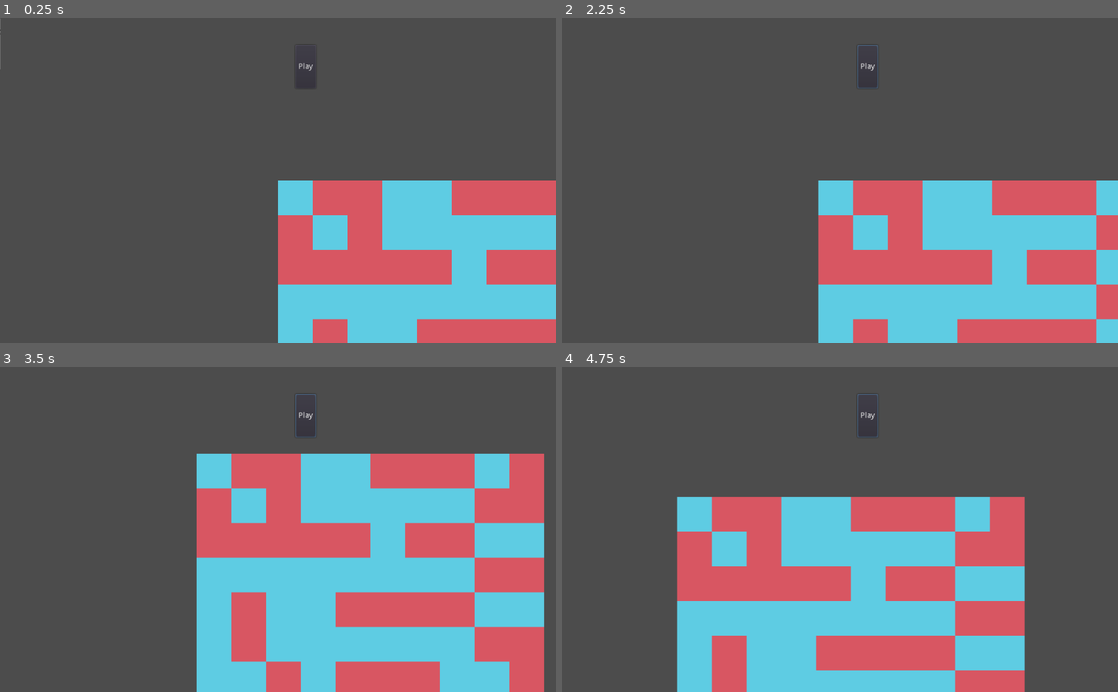
Above: before the commit, frames 1-4 (two rows, left to right).
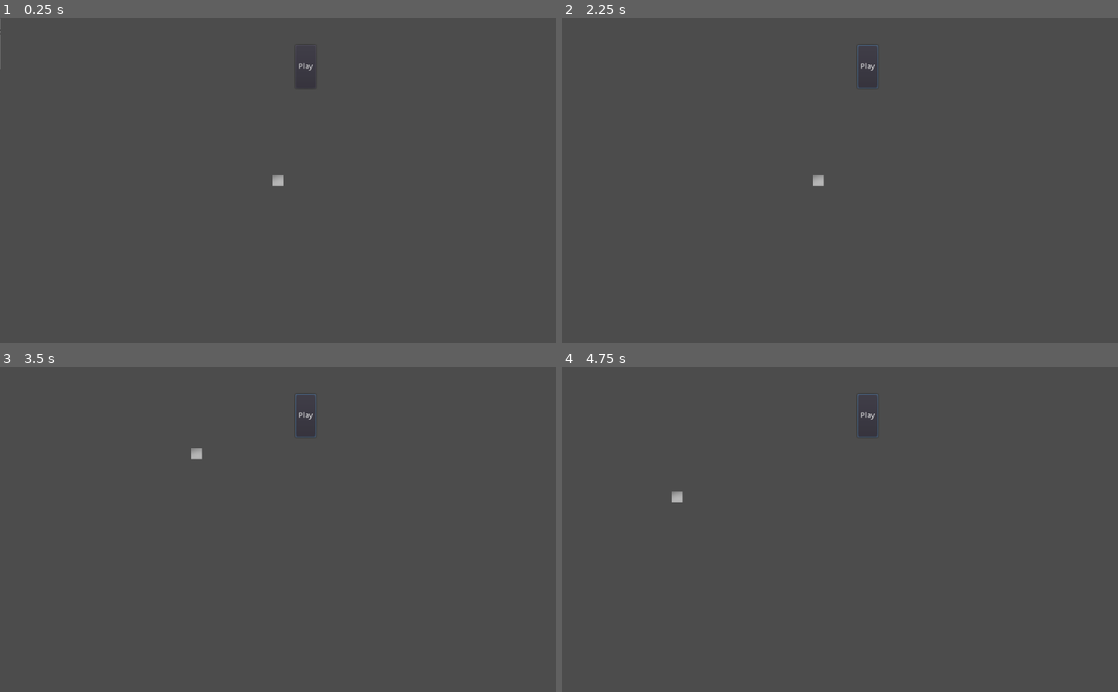
Above: after the commit, the same moments.

Repository: Physictype/Gerrymandering-Game
Game: Godot game, scene res://Main.tscn
Same seed, same stepped clock (60 frames per second), same inputs: the game is played once before the commit and once after it.
Inputs (mouse positions are in pixels of both pictures, inside the frame that each line leads up to):
- Up to frame 1 (0.25 s): no input
- Up to frame 2 (2.25 s): click "Play" at 0.5 s; click "Play" at 1.25 s; tap Enter at 2 s; move the mouse to (962, 164) at 2.02 s; press the mouse at (962, 164) at 2.03 s; hold Right (ui_right) from 2.03 s (still down)
- Up to frame 3 (3.5 s): move the mouse to (166, 545) at 2.77 s; release Right (ui_right) at 2.78 s; release the mouse at (166, 545) at 2.78 s; hold Down (ui_down) from 2.78 s (still down); right-click (166, 545) at 2.85 s
- Up to frame 4 (4.75 s): move the mouse to (895, 458) at 3.52 s; release Down (ui_down) at 3.53 s; press the mouse at (895, 458) at 3.53 s; hold Right (ui_right) 3.53-4.28 s; move the mouse to (812, 594) at 4.27 s; release the mouse at (812, 594) at 4.28 s; hold Up (ui_up) from 4.28 s (still down); right-click (812, 594) at 4.35 s

The runs differ from the first frame. In frame 1, 25% of the frame differs, in the area x 49-100%, y 48-100%; in frame 2, 27%; in frame 3, 46%, in the area x 34-98%, y 25-100%; in frame 4, 38%.
Error in both runs: Invalid get index 'party' (on base: 'Nil'). (res://District.gd:24)

Commit message:
working on creating island

Diff:
--- a/Grid.gd
+++ b/Grid.gd
@@ -5,6 +5,7 @@
 export var height : int
 export var change_odds : float
 var blocks : Array
+var positions: Array
 
 func block_from_pos(pos):
 	for block in blocks:
@@ -14,13 +15,32 @@
 
 # Called when the node enters the scene tree for the first time.
 func _ready():
-	for i in range(width):
-		for j in range(height):
-			var block = Block.new(i,j,randi()%2,1)
-			block.connect("redraw",self,"redraw_tile")
-			redraw_tile(block)
-			blocks.append(block)
+	generate_island()
+	$PartyNoise.texture.width = width
+	$PartyNoise.texture.height = height
+	for i in range(len(positions)):
+		var block = Block.new(positions[i].x,positions[i].y,$PartyNoise.texture.noise.get_noise_2d((i%512)+1,(i/512)+1)>0,1)
+		block.connect("redraw",self,"redraw_tile")
+		redraw_tile(block)
+		blocks.append(block)
 
+func generate_island():
+	var start = Vector2(256,256)
+	positions = propagate(start)
+func propagate(vec):
+	if $IslandNoise.texture.noise.get_noise_2d(vec.x,vec.y)<0.75:
+		return []
+	var res = []
+	res.append_array(propagate(vec+Vector2(1,0)))
+	res.append_array(propagate(vec+Vector2(-1,0)))
+	res.append_array(propagate(vec+Vector2(0,1)))
+	res.append_array(propagate(vec+Vector2(0,-1)))
+	return unique(res)
+func unique(arr):
+	var res = []
+	for ell in arr:
+		if not res.has(ell):
+			res.append(ell)
 
 func redraw_tile(block):
 	# add calculator
--- a/Grid.tscn
+++ b/Grid.tscn
@@ -1,9 +1,18 @@
-[gd_scene load_steps=5 format=2]
+[gd_scene load_steps=7 format=2]
 
 [ext_resource path="res://Grid.gd" type="Script" id=1]
 [ext_resource path="res://Districts.tscn" type="PackedScene" id=2]
 [ext_resource path="res://SwitchTimer.gd" type="Script" id=3]
 [ext_resource path="res://party_tileset.tres" type="TileSet" id=4]
+
+[sub_resource type="OpenSimplexNoise" id=1]
+octaves = 9
+period = 22.0
+persistence = 0.0
+lacunarity = 4.0
+
+[sub_resource type="NoiseTexture" id=2]
+noise = SubResource( 1 )
 
 [node name="Grid" type="Node2D"]
 script = ExtResource( 1 )
@@ -21,4 +30,10 @@
 wait_time = 5.0
 script = ExtResource( 3 )
 
+[node name="PartyNoise" type="Sprite" parent="."]
+texture = SubResource( 2 )
+
+[node name="IslandNoise" type="Sprite" parent="."]
+texture = SubResource( 2 )
+
 [connection signal="timeout" from="SwitchTimer" to="." method="_on_SwitchTimer_timeout"]
--- a/Main.tscn
+++ b/Main.tscn
@@ -32,6 +32,3 @@
 [connection signal="input_off" from="GameState" to="Grid" method="_on_GameState_input_off"]
 [connection signal="input_off" from="GameState" to="Grid/Districts/StateMachine" method="_on_GameState_input_off"]
 [connection signal="input_off" from="GameState" to="Grid/SwitchTimer" method="_on_GameState_input_off"]
-
-[editable path="Grid"]
-[editable path="Grid/Districts"]
--- /dev/null
+++ b/Noise.tscn
@@ -0,0 +1,22 @@
+[gd_scene load_steps=4 format=2]
+
+[ext_resource path="res://Sprite.gd" type="Script" id=1]
+
+[sub_resource type="OpenSimplexNoise" id=1]
+seed = -1
+octaves = 9
+period = 51.1
+lacunarity = 4.0
+
+[sub_resource type="NoiseTexture" id=2]
+width = 100
+height = 100
+noise = SubResource( 1 )
+
+[node name="Node2D" type="Node2D"]
+
+[node name="Sprite" type="Sprite" parent="."]
+position = Vector2( 62, 57 )
+scale = Vector2( 20, 20 )
+texture = SubResource( 2 )
+script = ExtResource( 1 )
--- /dev/null
+++ b/Sprite.gd
@@ -0,0 +1,22 @@
+extends Sprite
+
+
+# Declare member variables here. Examples:
+# var a = 2
+# var b = "text"
+
+
+# Called when the node enters the scene tree for the first time.
+func _ready():
+	var tex = (texture as NoiseTexture)
+	var aaaaarrrrrrrraaaaaaaaayyyyyyyyyyy = []
+	for i in range(tex.height):
+		aaaaarrrrrrrraaaaaaaaayyyyyyyyyyy.append([])
+		for j in range(tex.width):
+			aaaaarrrrrrrraaaaaaaaayyyyyyyyyyy[i-1].append(tex.noise.get_noise_2d(j+1,i+1))
+	print(aaaaarrrrrrrraaaaaaaaayyyyyyyyyyy[0][0])
+
+
+# Called every frame. 'delta' is the elapsed time since the previous frame.
+#func _process(delta):
+#	pass
--- a/UI States/OverDistrict.gd
+++ b/UI States/OverDistrict.gd
@@ -9,7 +9,7 @@
 
 func update(_delta):
 	tooltip_data.get_child(0).text = district.get_instance_id()
-	tooltip_data.get_child(1).get_child(0).
+	tooltip_data.get_child(1).get_child(0).value = pass;
 
 
 # Called every frame. 'delta' is the elapsed time since the previous frame.
Not shown, removed: .mono/metadata/ide_messaging_meta.txt
